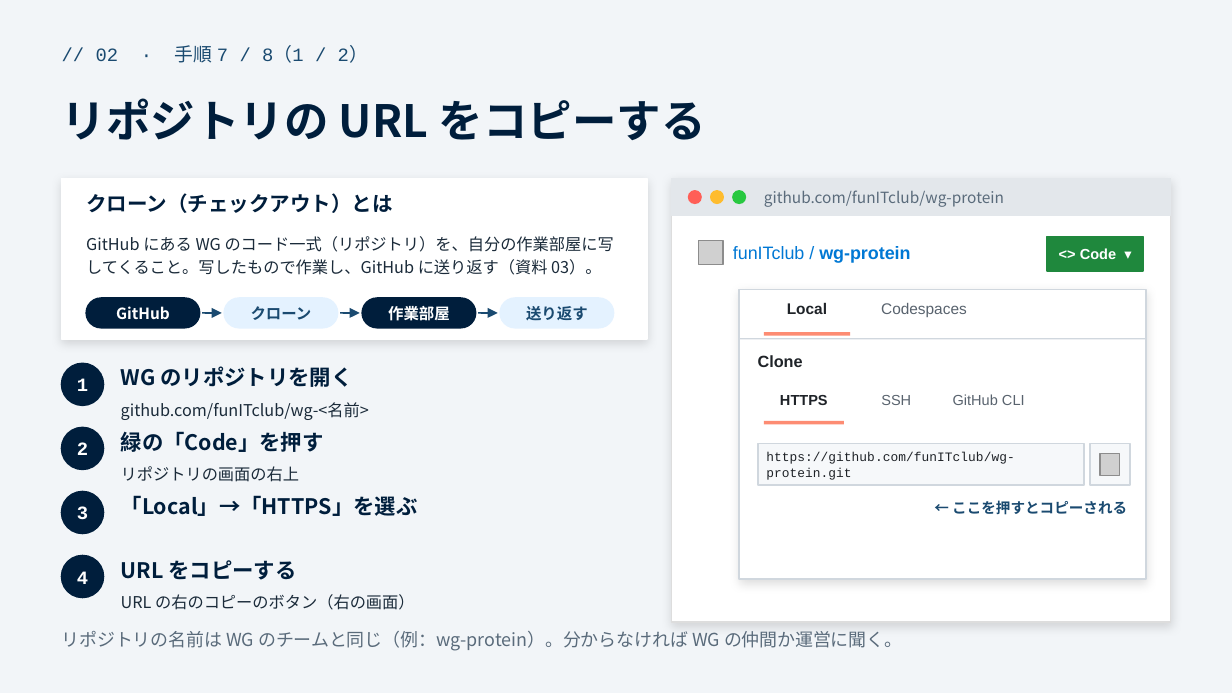
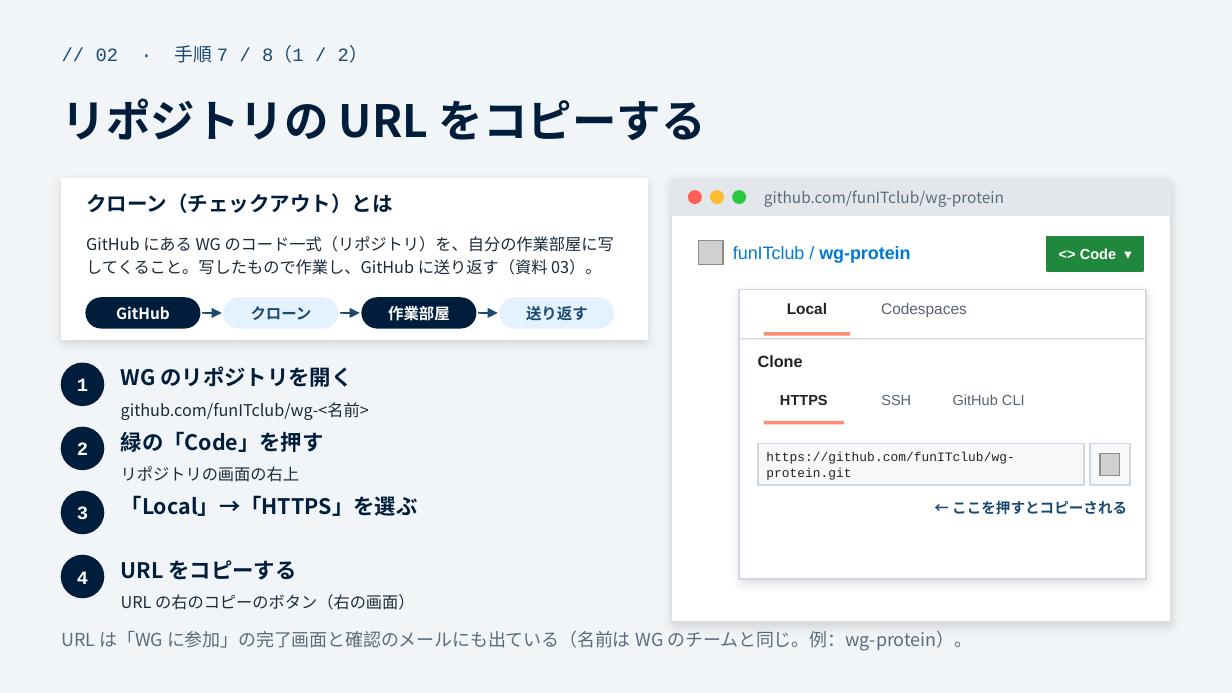
Before and after one commit to funITclub/homepage, a slide deck: slide 10 of docs/WG立ち上げガイド/02_パソコンの準備.pptx. Drawn at 1232x693 pixels with LibreOffice and Linux fonts; fonts in the diff are those of the drawing; grey boxes stand for pictures. Boxes give left, top, right and bottom in pixels: in the first picture for what was removed or moved away, otherwise in the second. Text is boxed around its words. In the diff, an @@ line names an element or a change of style, - is before the commit and + after.

```diff
--- a/docs/WG立ち上げガイド/02_パソコンの準備.pptx
+++ b/docs/WG立ち上げガイド/02_パソコンの準備.pptx
@@ text at [62, 631, 972, 651]: text changed @@
-リポジトリの名前は WG のチームと同じ（例：wg-protein）。分からなければ WG の仲間か運営に聞く。
+URL は「WG に参加」の完了画面と確認のメールにも出ている（名前は WG のチームと同じ。例：wg-protein）。
```
Also in this commit, not shown: 6 other files.
